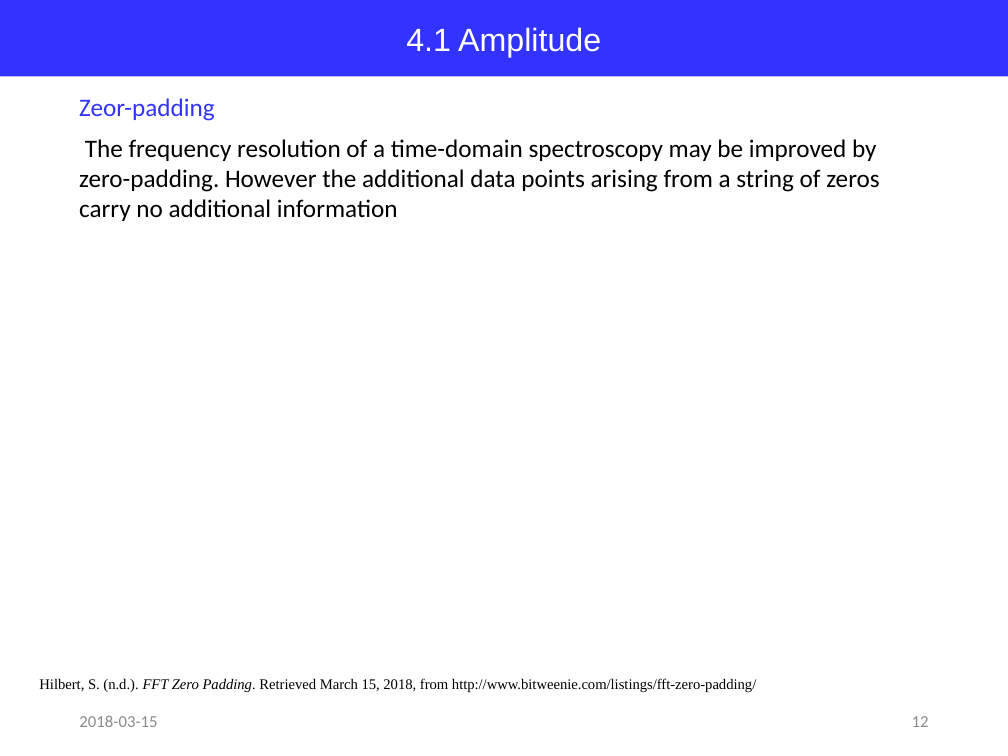
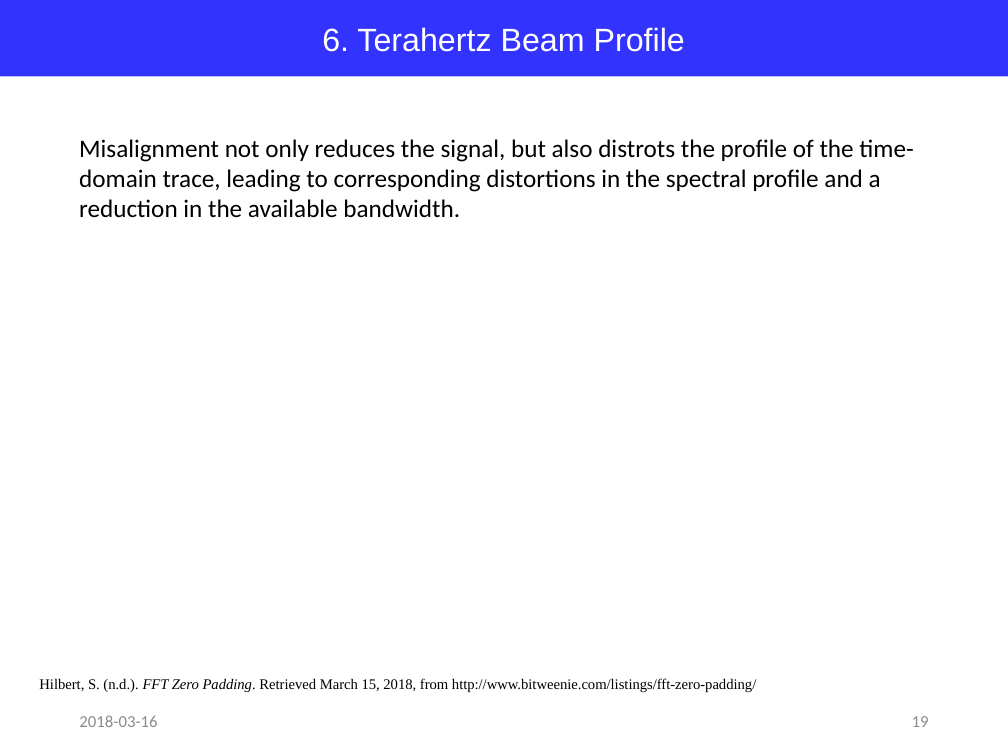
Before and after one commit to jglee96/NBTP_Lab, a slide deck: slide 19 of Terahertz Metrology/Ch3/Terahertz Metrology_Ch3.pptx (slide 12 before the commit). Drawn at 1008x756 pixels with LibreOffice and Linux fonts; fonts in the diff are those of the drawing. Boxes give left, top, right and bottom in pixels: in the first picture for what was removed or moved away, otherwise in the second. Text is boxed around its words. In the diff, an @@ line names an element or a change of style, - is before the commit and + after.

```diff
--- a/Terahertz Metrology/Ch3/Terahertz Metrology_Ch3.pptx
+++ b/Terahertz Metrology/Ch3/Terahertz Metrology_Ch3.pptx
@@ text in rectangle at (x1=322, y1=27, x2=685, y2=52): text changed @@
-4.1 Amplitude
+6. Terahertz Beam Profile
@@ text removed at (x1=79, y1=98, x2=215, y2=121) @@
-Zeor-padding
@@ text at (x1=79, y1=139, x2=913, y2=218): text changed @@
-The frequency resolution of a time-domain spectroscopy may be improved by zero-padding. However the additional data points arising from a string of zeros carry no additional information
+Misalignment not only reduces the signal, but also distrots the profile of the time-domain trace, leading to corresponding distortions in the spectral profile and a reduction in the available bandwidth.
@@ text at (x1=79, y1=715, x2=157, y2=727): text changed @@
-2018-03-15
+2018-03-16
@@ page number at (x1=912, y1=716, x2=929, y2=727): text changed @@
-12
+19
```
Also in this commit, not shown: 14 other slides changed, 5 slides added, 1 slide removed, 5 other files.
